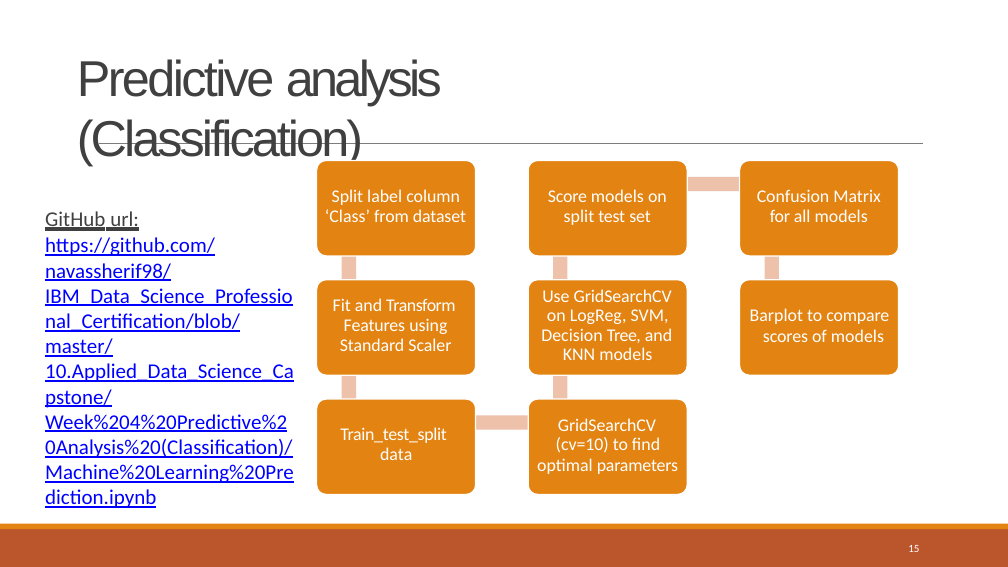
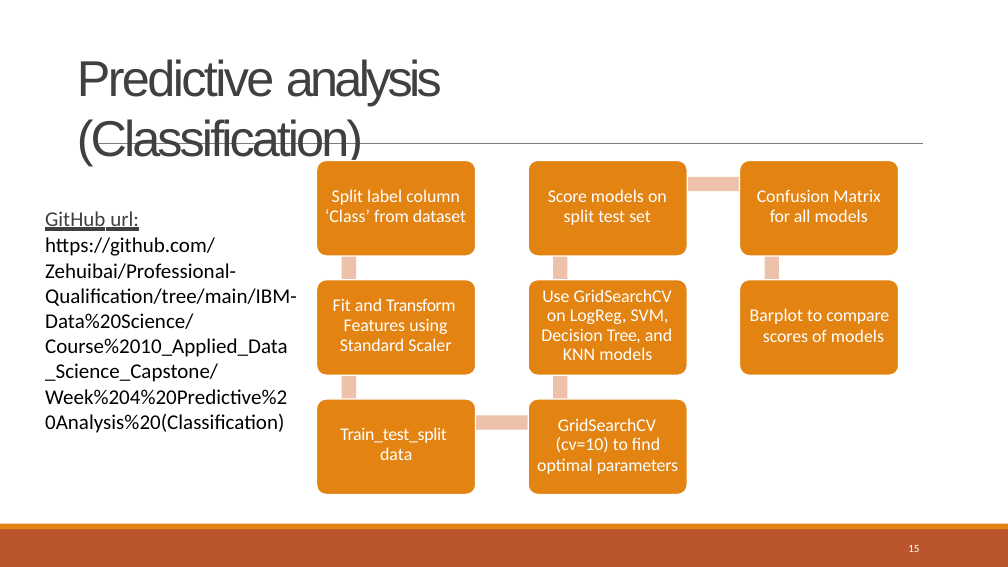
Before and after one commit to Zehuibai/Professional-Development, a slide deck: slide 15 of IBM-Data Science/Course 10_Applied_Data_Science_Capstone/Week 5 Present Your Data-Driven Insights/Data Science Journey.pptx. Drawn at 1008x567 pixels with LibreOffice and Linux fonts; fonts in the diff are those of the drawing. Boxes give left, top, right and bottom in pixels: in the first picture for what was removed or moved away, otherwise in the second. Text is boxed around its words. In the diff, an @@ line names an element or a change of style, - is before the commit and + after.

```diff
--- a/IBM-Data Science/Course 10_Applied_Data_Science_Capstone/Week 5 Present Your Data-Driven Insights/Data Science Journey.pptx
+++ b/IBM-Data Science/Course 10_Applied_Data_Science_Capstone/Week 5 Present Your Data-Driven Insights/Data Science Journey.pptx
@@ text at [45,237,297,433]: text changed; text colour #0000FF to #000000 @@
-https://github.com/navassherif98/IBM_Data_Science_Professional_Certification/blob/master/10.Applied_Data_Science_Capstone/Week%204%20Predictive%20Analysis%20(Classification)/Machine%20Learning%20Prediction.ipynb
+https://github.com/Zehuibai/Professional-Qualification/tree/main/IBM-Data%20Science/Course%2010_Applied_Data_Science_Capstone/Week%204%20Predictive%20Analysis%20(Classification)
```
Also in this commit, not shown: 10 other slides changed, 12 other files.
